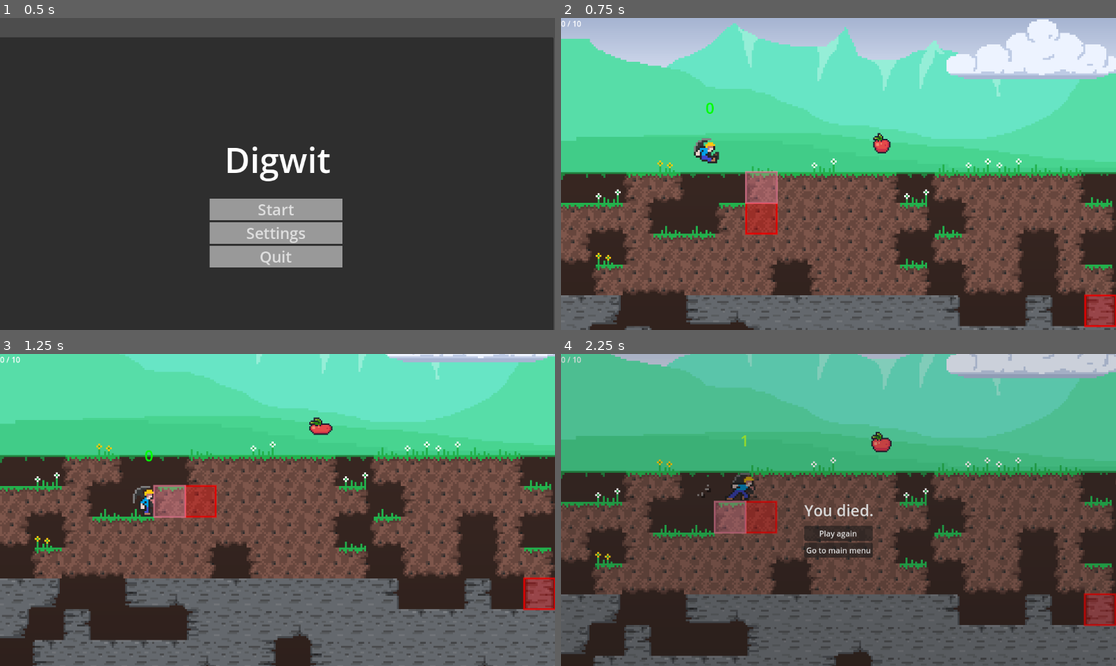
Above: before the commit, frames 1-4 (two rows, left to right).
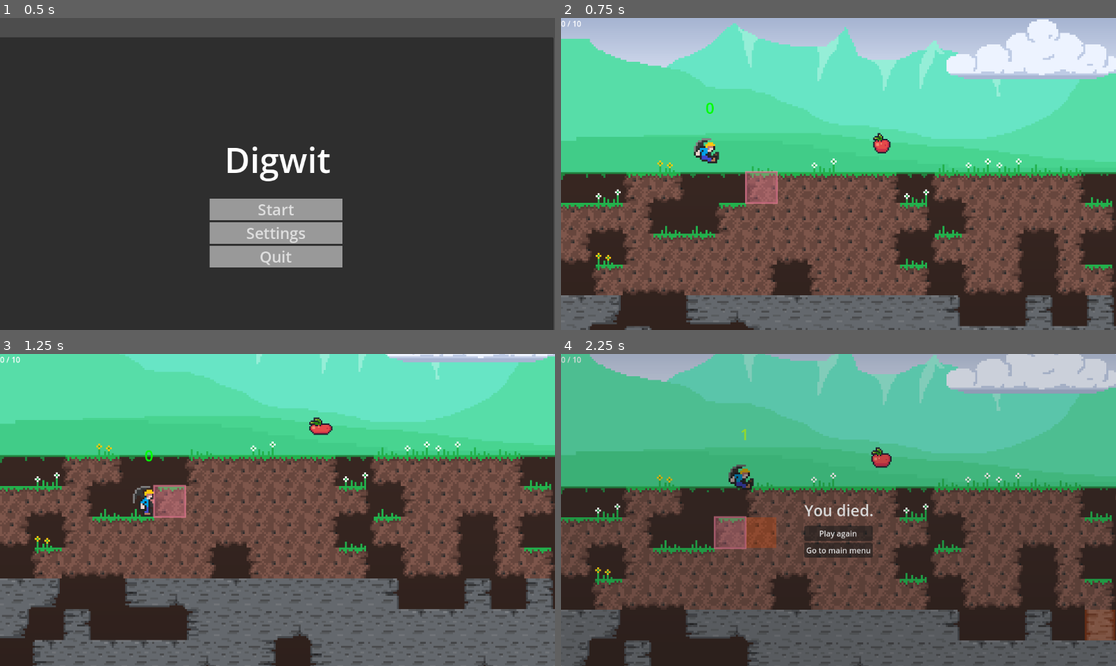
Above: after the commit, the same moments.

Repository: d-v-b/ld58
Game: Godot game, scene res://scenes/main_menu.tscn
Two runs of this game, one before a commit and one after it. Both use one fixed random seed, a clock stepped at 60 frames per second and the inputs below.
Inputs (mouse positions are in pixels of both pictures, inside the frame that each line leads up to):
- Up to frame 1 (0.5 s): no input
- Up to frame 2 (0.75 s): click "Start" at 0.5 s
- Up to frame 3 (1.25 s): no input
- Up to frame 4 (2.25 s): move the mouse to (577, 363) at 1.27 s; hold Space (action_jump) 1.28-2.03 s; hold D (move_right) from 1.28 s (still down); move the mouse to (727, 525) at 2.02 s; tap X (action_die) at 2.1 s

Frame 1 is identical in both runs. In frame 2, 1.2% of the frame differs, in the area x 33-100%, y 59-100%; in frame 3, 1.2%; in frame 4, 36%, in the area x 0-100%, y 0-100%.

Commit message:
oooh booyyyyy

Diff:
--- a/Collector/scripts/game.gd
+++ b/Collector/scripts/game.gd
@@ -23,6 +23,12 @@
 
 func _on_player_died():
 	print('the player died')
+
+	# Reveal all bombs
+	var tile_map = $TileMapLayer
+	if tile_map and tile_map.has_method("reveal_all_bombs"):
+		tile_map.reveal_all_bombs()
+
 	show_death_screen()
 
 func show_death_screen():
--- a/Collector/scripts/mining_block.gd
+++ b/Collector/scripts/mining_block.gd
@@ -11,8 +11,10 @@
 
 signal mine
 signal destroy
+signal damaged(current_health: int, max_health: int)
 
 var health: int = 5
+var max_health: int = 5
 var position: Vector2
 var tile_position : Vector2i
 var world : World2D
@@ -34,3 +36,5 @@
 	health -= value
 	if health <= 0:
 		destroy.emit()
+	else:
+		damaged.emit(health, max_health)
--- a/Collector/scripts/mining_blocks/standard.gd
+++ b/Collector/scripts/mining_blocks/standard.gd
@@ -2,4 +2,5 @@
 
 func _init(_world : World2D, world_position: Vector2, _tile_position: Vector2i) -> void:
 	super._init(_world, world_position, _tile_position)
-	health = 1
+	health = 3
+	max_health = 3
--- a/Collector/scripts/player.gd
+++ b/Collector/scripts/player.gd
@@ -11,6 +11,7 @@
 @export var friction := 800.0
 @export var wall_friction := 400.0
 @export var wall_jumps : int = 1
+@export var wall_climb_speed := 200.0
 
 var wall_jumps_since_floor = 0
 
@@ -26,8 +27,9 @@
 func _physics_process(delta):
 	if is_on_floor(): wall_jumps_since_floor = 0
 
-	var grid_pos = get_node("/root/Main/TileMapLayer").position_world_to_grid(global_position)
-	var bombs_nearby = get_node("/root/Main/TileMapLayer").count_adjacent_bombs(grid_pos)
+	var tile_map = get_node("/root/Main/TileMapLayer")
+	var grid_pos = tile_map.position_world_to_grid(global_position)
+	var bombs_nearby = tile_map.count_adjacent_bombs(grid_pos)
 	#print("Bombs near player: ", bombs_nearby)
 
 	bomb_label.update_count(bombs_nearby)
@@ -36,7 +38,11 @@
 	if not is_dead:
 		if not is_on_floor():
 			if is_on_wall():
-				velocity.y += (gravity - wall_friction) * delta
+				# Wall climbing: if holding jump, climb up
+				if Input.is_action_pressed("action_jump"):
+					velocity.y = -wall_climb_speed
+				else:
+					velocity.y += (gravity - wall_friction) * delta
 			else:
 				velocity.y += gravity * delta
 
--- /dev/null
+++ b/Collector/scripts/score_popup.gd
@@ -0,0 +1,24 @@
+extends Label
+
+var velocity := Vector2(0, -50)  # Float upward
+var lifetime := 1.5
+var fade_start := 0.5
+var elapsed_time := 0.0
+
+func _ready() -> void:
+	pass
+
+func _process(delta: float) -> void:
+	elapsed_time += delta
+
+	# Move upward
+	position += velocity * delta
+
+	# Fade out after fade_start time
+	if elapsed_time > fade_start:
+		var fade_progress = (elapsed_time - fade_start) / (lifetime - fade_start)
+		modulate.a = 1.0 - fade_progress
+
+	# Delete when lifetime expires
+	if elapsed_time >= lifetime:
+		queue_free()
--- a/Collector/scripts/world_cell.gd
+++ b/Collector/scripts/world_cell.gd
@@ -3,6 +3,7 @@
 class_name WorldCell
 
 signal destroyed(Vector2i)
+signal scored(score: int, world_pos: Vector2)
 
 var value = 0 # 1 = dirt, 2 = stone
 var is_bomb = false
@@ -11,6 +12,8 @@
 var mining_block: MiningBlock
 var world : World2D
 var tile_map : TileMapLayer
+var damage_overlay: ColorRect = null
+var glow_overlay: ColorRect = null
 
 var tile_highlight = load("res://scenes/mining_block_selector.tscn")
 
@@ -23,17 +26,27 @@
 
 	if is_bomb:
 		mining_block = MiningBlockFactory.create(MiningBlock.MiningBlockType.BOMB, world, world_position, position)
-		var mining_block_selector = tile_highlight.instantiate()
-		mining_block_selector.overlay_color = Color(1, 0, 0)
-		mining_block_selector.current = mining_block
-		tile_map.add_child(mining_block_selector)
+		# Bomb highlight disabled for gameplay
+		# var mining_block_selector = tile_highlight.instantiate()
+		# mining_block_selector.overlay_color = Color(1, 0, 0)
+		# mining_block_selector.current = mining_block
+		# tile_map.add_child(mining_block_selector)
 	else:
 		mining_block = MiningBlockFactory.create(MiningBlock.MiningBlockType.STANDARD, world, world_position, position)
 
 	mining_block.destroy.connect(_on_destroy)
+	mining_block.damaged.connect(_on_damaged)
 
 func destroy() -> void:
 	if value == 0 or not mining_block: return
+
+	# Calculate score based on nearby bombs
+	var nearby_bombs = tile_map.count_adjacent_bombs(position)
+	var score = nearby_bombs
+
+	# Emit score for popup
+	if score > 0:
+		scored.emit(score, world_position)
 
 	for i in 32:
 		var color = Color(0.404, 0.275, 0.239) if value == 1 else Color(0.392, 0.408, 0.427, 1.0)
@@ -41,10 +54,49 @@
 		particle.global_position = world_position + Vector2(randi_range(-32, 32), randi_range(-32, 32))
 		tile_map.add_child(particle)
 
+	# Clean up overlays
+	if damage_overlay:
+		damage_overlay.queue_free()
+		damage_overlay = null
+	if glow_overlay:
+		glow_overlay.queue_free()
+		glow_overlay = null
+
 	value = 0
 	mining_block.destroy.disconnect(_on_destroy)
+	mining_block.damaged.disconnect(_on_damaged)
 	mining_block = null
 	destroyed.emit(position)
 
 func _on_destroy() -> void:
 	destroy()
+
+func _on_damaged(current_health: int, max_health: int) -> void:
+	# Calculate damage percentage (0.0 = full health, 1.0 = almost destroyed)
+	var damage_percentage = 1.0 - (float(current_health) / float(max_health))
+
+	# Create or update damage overlay
+	if damage_overlay == null:
+		damage_overlay = ColorRect.new()
+		damage_overlay.size = Vector2(64, 64)
+		damage_overlay.position = world_position - Vector2(32, 32)
+		damage_overlay.mouse_filter = Control.MOUSE_FILTER_IGNORE
+		tile_map.add_child(damage_overlay)
+
+	# Darken the tile based on damage (more damage = darker)
+	var darkness = damage_percentage * 0.6  # Max 60% darkness
+	damage_overlay.color = Color(0, 0, 0, darkness)
+
+func set_glow(should_glow: bool) -> void:
+	if should_glow:
+		if glow_overlay == null:
+			glow_overlay = ColorRect.new()
+			glow_overlay.size = Vector2(64, 64)
+			glow_overlay.position = world_position - Vector2(32, 32)
+			glow_overlay.mouse_filter = Control.MOUSE_FILTER_IGNORE
+			glow_overlay.color = Color(1, 0.3, 0, 0.3)  # Orange glow
+			tile_map.add_child(glow_overlay)
+	else:
+		if glow_overlay:
+			glow_overlay.queue_free()
+			glow_overlay = null
--- a/Collector/scripts/world_tile.gd
+++ b/Collector/scripts/world_tile.gd
@@ -25,6 +25,7 @@
 			_cell.position = Vector2i(x, y)
 			_cell.world_position = position_grid_to_world(_cell.position)
 			_cell.destroyed.connect(_on_cell_destroyed)
+			_cell.scored.connect(_on_cell_scored)
 			_cell.build()
 
 			grid[y].append(_cell)
@@ -40,9 +41,36 @@
 			else:
 				set_cell(Vector2i(x, y), 1, Vector2i(4, 0)  + choose_air_offset(x, y))
 
+	# Initialize bomb glow states
+	for y in _size.y:
+		for x in _size.x:
+			if grid[y][x].is_bomb:
+				update_bomb_glow(grid[y][x])
+
 func _on_cell_destroyed(grid_position: Vector2i) -> void:
 	var cell = grid[grid_position.y][grid_position.x]
 	destroy_cell(cell)
+
+func _on_cell_scored(score: int, world_pos: Vector2) -> void:
+	# Get the player position
+	var player = get_node("/root/Main/Player")
+	if not player:
+		return
+
+	# Create score popup
+	var popup = Label.new()
+	popup.text = "+%d" % score
+	popup.add_theme_font_size_override("font_size", 24)
+	popup.add_theme_color_override("font_color", Color(1, 0.9, 0.2))  # Gold color
+	popup.add_theme_color_override("font_outline_color", Color(0, 0, 0))
+	popup.add_theme_constant_override("outline_size", 2)
+	popup.position = player.global_position + Vector2(-20, -80)  # Above player's head
+	popup.z_index = 10
+
+	var script = load("res://scripts/score_popup.gd")
+	popup.set_script(script)
+
+	get_tree().root.add_child(popup)
 
 func destroy_cell(cell: WorldCell) -> void:
 	set_cell(cell.position, 1, Vector2i(4, 0)  + choose_air_offset(cell.position.x, cell.position.y))
@@ -55,12 +83,16 @@
 
 	if (x > 0):
 		update_cell(grid[y][x-1])
+		update_bomb_glow(grid[y][x-1])
 	if (x < _size.x-1):
 		update_cell(grid[y][x+1])
+		update_bomb_glow(grid[y][x+1])
 	if (y > 0):
 		update_cell(grid[y-1][x])
+		update_bomb_glow(grid[y-1][x])
 	if (y < _size.y-1):
 		update_cell(grid[y+1][x])
+		update_bomb_glow(grid[y+1][x])
 
 
 func update_cell(cell: WorldCell) -> void:
@@ -157,3 +189,70 @@
 				if cell and cell.is_bomb:
 					count += 1
 	return count
+
+func is_bomb_isolated(cell: WorldCell) -> bool:
+	if not cell.is_bomb or cell.value == 0:
+		return false
+
+	var x = cell.position.x
+	var y = cell.position.y
+
+	# Check all 4 adjacent cells (not diagonal)
+	var adjacent_positions = [
+		Vector2i(x - 1, y),  # left
+		Vector2i(x + 1, y),  # right
+		Vector2i(x, y - 1),  # top
+		Vector2i(x, y + 1),  # bottom
+	]
+
+	for pos in adjacent_positions:
+		# Skip if out of bounds
+		if pos.x < 0 or pos.x >= _size.x or pos.y < 0 or pos.y >= _size.y:
+			continue
+
+		var adjacent_cell = grid[pos.y][pos.x]
+		# If there's a non-bomb, non-air block adjacent, it's not isolated
+		if adjacent_cell.value != 0 and not adjacent_cell.is_bomb:
+			return false
+
+	return true
+
+func update_bomb_glow(cell: WorldCell) -> void:
+	if not cell.is_bomb:
+		return
+
+	var isolated = is_bomb_isolated(cell)
+	cell.set_glow(isolated)
+
+func reveal_all_bombs() -> void:
+	for y in _size.y:
+		for x in _size.x:
+			var cell = grid[y][x]
+			if cell.is_bomb and cell.value != 0:
+				cell.set_glow(true)
+
+func get_bomb_directions(grid_position: Vector2i) -> Array:
+	# Returns array of 8 bools, one for each direction
+	# Starting from top (index 0) going clockwise
+	var directions = [
+		Vector2i(0, -1),   # 0: Top
+		Vector2i(1, -1),   # 1: Top-Right
+		Vector2i(1, 0),    # 2: Right
+		Vector2i(1, 1),    # 3: Bottom-Right
+		Vector2i(0, 1),    # 4: Bottom
+		Vector2i(-1, 1),   # 5: Bottom-Left
+		Vector2i(-1, 0),   # 6: Left
+		Vector2i(-1, -1),  # 7: Top-Left
+	]
+
+	var result = []
+	for dir in directions:
+		var check = grid_position + dir
+		var has_bomb = false
+		if check.y >= 0 and check.y < grid.size() and check.x >= 0 and check.x < grid[0].size():
+			var cell = grid[check.y][check.x]
+			if cell and cell.is_bomb and cell.value != 0:
+				has_bomb = true
+		result.append(has_bomb)
+
+	return result
Not shown, added: Collector/scripts/score_popup.gd.uid
